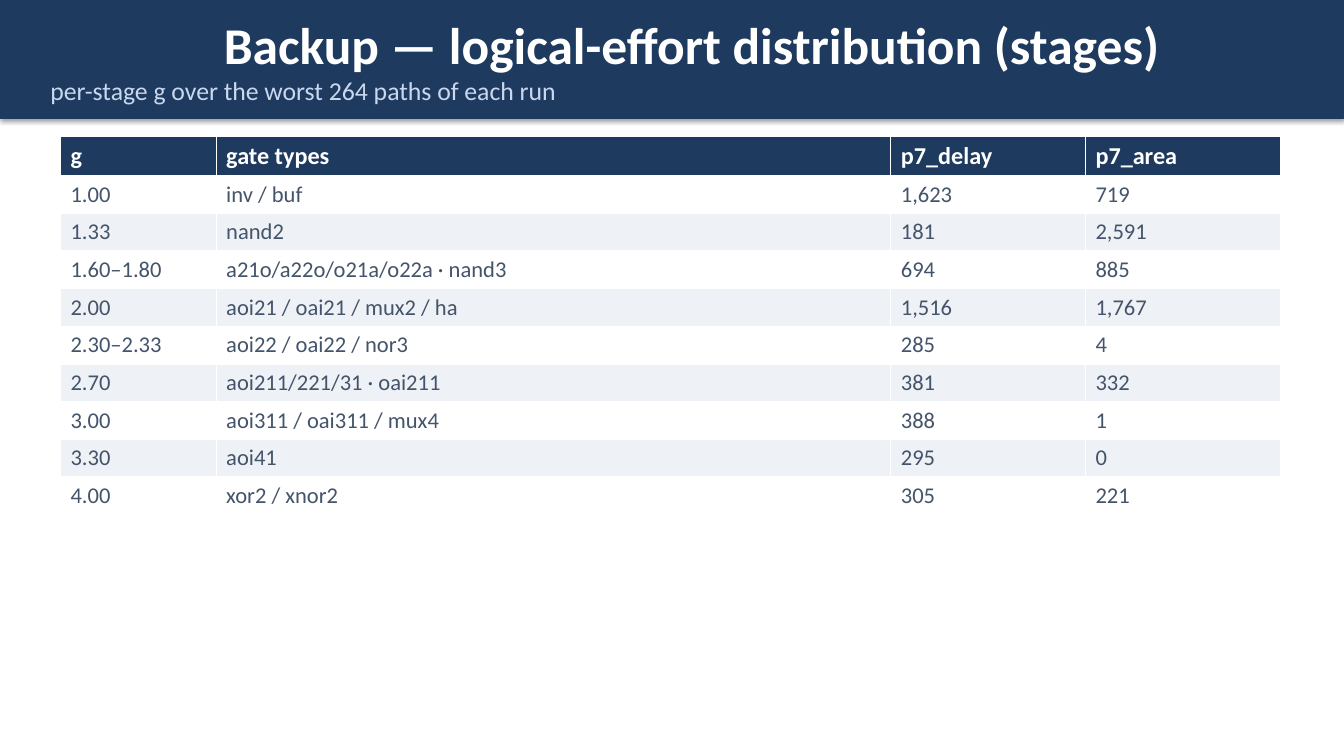
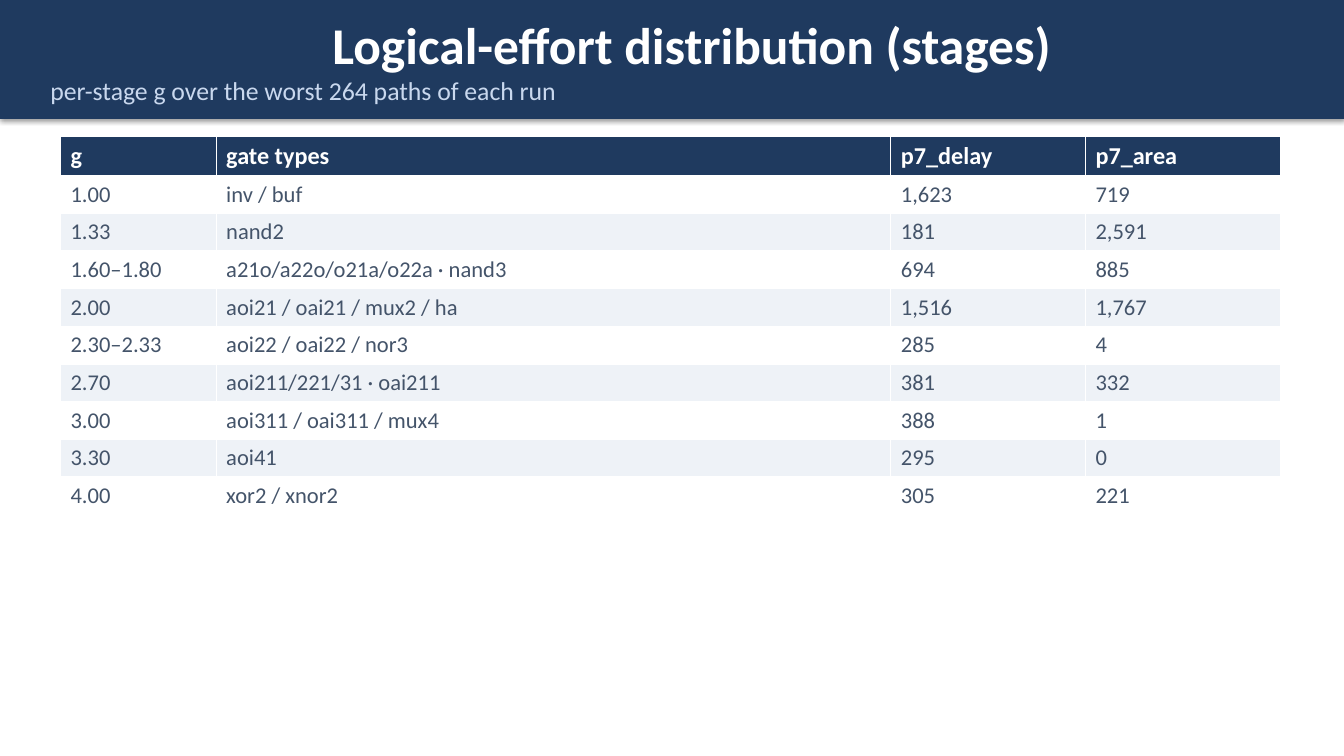
Before and after one commit to wuhannus/lunarch, a slide deck: slide 15 of flow/LUNARCH_AI_Driven_Chip_Design.pptx (slide 19 before the commit). Drawn at 1344x756 pixels with LibreOffice and Linux fonts; fonts in the diff are those of the drawing. Boxes give left, top, right and bottom in pixels: in the first picture for what was removed or moved away, otherwise in the second. Text is boxed around its words. In the diff, an @@ line names an element or a change of style, - is before the commit and + after.

```diff
--- a/flow/LUNARCH_AI_Driven_Chip_Design.pptx
+++ b/flow/LUNARCH_AI_Driven_Chip_Design.pptx
@@ text in rectangle at <box>332,26,1051,73</box>: text changed @@
-Backup — logical-effort distribution (stages)
+Logical-effort distribution (stages)
```
Also in this commit, not shown: 1 other file.
